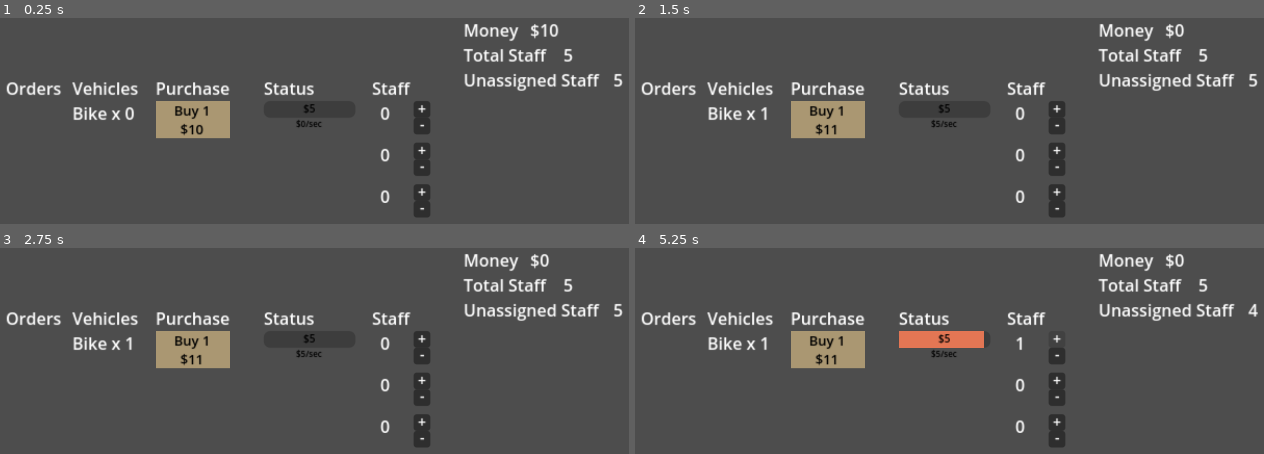
Above: before the commit, frames 1-4 (two rows, left to right).
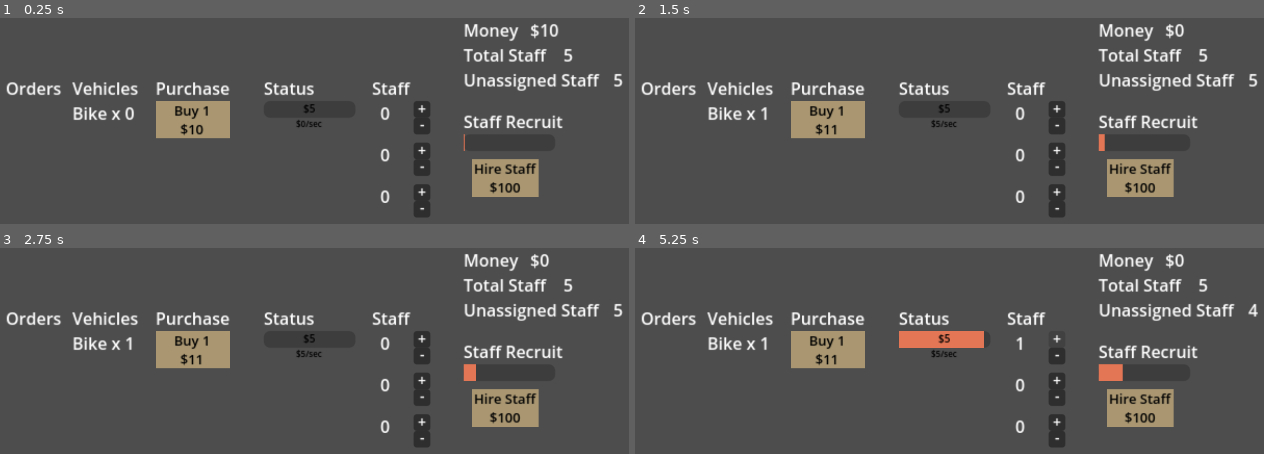
Above: after the commit, the same moments.

Repository: ethan-berkowitz/logistics
Game: Godot game, scene res://scenes/game.tscn
Same seed, same stepped clock (60 frames per second), same inputs: the game is played once before the commit and once after it.
Inputs (mouse positions are in pixels of both pictures, inside the frame that each line leads up to):
- Up to frame 1 (0.25 s): no input
- Up to frame 2 (1.5 s): click (1138, 178) at 0.5 s, where only the run after the commit has a clickable "Hire Staff $100"; click "Buy 1 $10" at 1.25 s
- Up to frame 3 (2.75 s): click "Buy 1 $11" at 2 s
- Up to frame 4 (5.25 s): click "+" at 2.75 s; click "-" at 3.5 s; click "Buy 1 $11" at 4.25 s; click "+" at 5 s

The runs differ from the first frame. In frame 1, 2.5% of the frame differs, in the area x 73-90%, y 47-87%; in frame 2, 2.5%; in frame 3, 2.6%; in frame 4, 2.8%.

Commit message:
added staff recruiting and hiring

Diff:
--- a/scenes/game.tscn
+++ b/scenes/game.tscn
@@ -45,13 +45,6 @@
 offset_bottom = -110.0
 text = "Status"
 
-[node name="StaffHeader" parent="Main/Labels" instance=ExtResource("2_ojbq5")]
-offset_left = 112.0
-offset_top = -136.0
-offset_right = 152.0
-offset_bottom = -110.0
-text = "Staff"
-
 [node name="MoneyHeader" parent="Main/Labels" instance=ExtResource("2_ojbq5")]
 offset_left = 200.0
 offset_top = -192.0
@@ -60,22 +53,6 @@
 text = "Money
 "
 
-[node name="TotalStaffHeader" parent="Main/Labels" instance=ExtResource("2_ojbq5")]
-offset_left = 200.0
-offset_top = -168.0
-offset_right = 253.0
-offset_bottom = -142.0
-text = "Total Staff
-"
-
-[node name="UnassignedStaffHeader" parent="Main/Labels" instance=ExtResource("2_ojbq5")]
-offset_left = 200.0
-offset_top = -144.0
-offset_right = 330.0
-offset_bottom = -118.0
-text = "Unassigned Staff
-"
-
 [node name="Buttons" type="Node2D" parent="Main"]
 position = Vector2(-40, 0)
 
@@ -186,5 +163,49 @@
 offset_bottom = -142.0
 text = "5"
 
+[node name="StaffHeader" parent="Main/Staff" instance=ExtResource("2_ojbq5")]
+offset_left = 152.0
+offset_top = -136.0
+offset_right = 192.0
+offset_bottom = -110.0
+text = "Staff"
+
+[node name="StaffRecruitLabel" parent="Main/Staff" instance=ExtResource("2_ojbq5")]
+offset_left = 240.0
+offset_top = -104.0
+offset_right = 336.0
+offset_bottom = -78.0
+text = "Staff Recruit"
+
+[node name="TotalStaffHeader" parent="Main/Staff" instance=ExtResource("2_ojbq5")]
+offset_left = 240.0
+offset_top = -168.0
+offset_right = 320.0
+offset_bottom = -142.0
+text = "Total Staff
+"
+
+[node name="UnassignedStaffHeader" parent="Main/Staff" instance=ExtResource("2_ojbq5")]
+offset_left = 240.0
+offset_top = -144.0
+offset_right = 370.0
+offset_bottom = -118.0
+text = "Unassigned Staff
+"
+
+[node name="RecruitStatusBar" parent="Main/Staff" instance=ExtResource("6_nh13f")]
+offset_left = 240.0
+offset_top = -80.0
+offset_right = 328.0
+offset_bottom = -64.0
+
+[node name="HireStaffButton" parent="Main/Staff" instance=ExtResource("3_kbxrh")]
+offset_left = 248.0
+offset_top = -56.0
+offset_right = 312.0
+offset_bottom = -24.0
+text = "Hire Staff
+$100"
+
 [node name="Camera2D" type="Camera2D" parent="."]
 zoom = Vector2(3, 3)
--- a/scenes/progress_bar.tscn
+++ b/scenes/progress_bar.tscn
@@ -24,7 +24,6 @@
 offset_bottom = 17.0
 theme_override_colors/font_color = Color(0, 0, 0, 1)
 theme_override_font_sizes/font_size = 10
-text = "$5"
 horizontal_alignment = 1
 
 [node name="PerSecondLabel" type="Label" parent="."]
@@ -34,5 +33,4 @@
 offset_bottom = 33.0
 theme_override_colors/font_color = Color(0, 0, 0, 1)
 theme_override_font_sizes/font_size = 8
-text = "$5/sec"
 horizontal_alignment = 1
--- a/scripts/main.gd
+++ b/scripts/main.gd
@@ -1,8 +1,11 @@
 extends Node2D
 
 @onready var money_label: Label = $OtherLabels/MoneyLabel
+
 @onready var unassigned_staff_label: Label = $Staff/UnassignedStaff
 @onready var total_staff_label: Label = $Staff/TotalStaff
+@onready var recruit_status_bar = $Staff/RecruitStatusBar
+@onready var hire_staff_button = $Staff/HireStaffButton
 
 @onready var bike_label: Label = $VehicleLabels/BikeLabel
 @onready var bike_purchase: Button = $Buttons/BikePurchase
@@ -21,12 +24,19 @@
 
 var money := 10
 var buy_mult := 1
+var all_vehicles: Array[Vehicle]
+
 var bike: Vehicle
 var van: Vehicle
 var truck: Vehicle
-var all_vehicles: Array[Vehicle]
+
 var unassigned_staff := 5
 var total_staff := 5
+var recruit_status := 0.0
+var recruit_duration := 20.0
+var recruit_duration_inc := 1.13
+var hire_staff_price := 100
+var hire_staff_price_inc := 1.25
 
 func _ready():
 	# price, value, duration
@@ -39,13 +49,39 @@
 	truck = Vehicle.new("Truck", 50, 300, 40.0, 0, 0, 0, 0.0, true, truck_label, truck_status_bar, truck_purchase, truck_staff)
 	all_vehicles.append(truck)
 
+	hire_staff_button.pressed.connect(hire_staff)
+
 	connect_all_vehicle_buttons()
 	update_money(0)
 	update_all_vehicle_purchase_text()
 	update_all_value_labels()
+	update_hire_staff_text()
+
+func hire_staff():
+	if money >= hire_staff_price:
+		update_money(-hire_staff_price)
+		hire_staff_price *= hire_staff_price_inc
+		unassigned_staff += 1
+		total_staff += 1
+		update_staff_text()
+		update_hire_staff_text()
+
+func update_hire_staff_text():
+	hire_staff_button.text = "Hire Staff\n$" + str(hire_staff_price)
 
 func _process(delta):
 	update_all_vehicle_status(delta)
+	update_recruitment(delta)
+
+func update_recruitment(delta):
+	recruit_status += delta
+	recruit_status_bar.value = recruit_status / recruit_duration
+	if recruit_status >= recruit_duration:
+		recruit_status = 0.0
+		recruit_duration *= recruit_duration_inc
+		unassigned_staff += 1
+		total_staff += 1
+		update_staff_text()
 
 func connect_all_vehicle_buttons():
 	for vehicle in all_vehicles:
